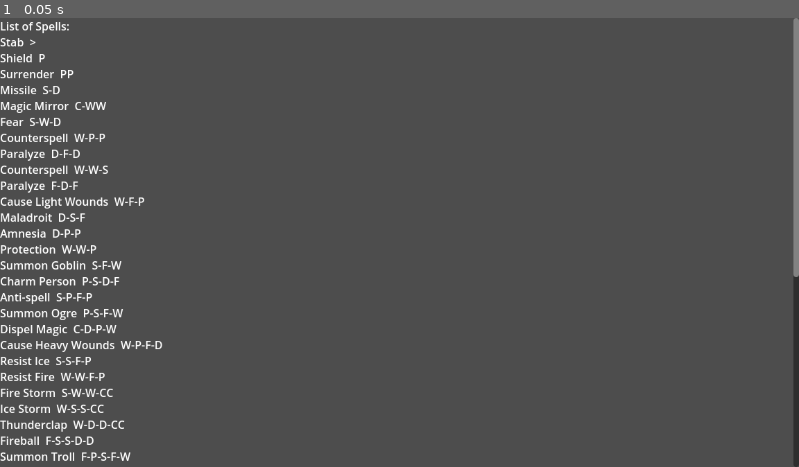
Above: before the commit, frame 1.
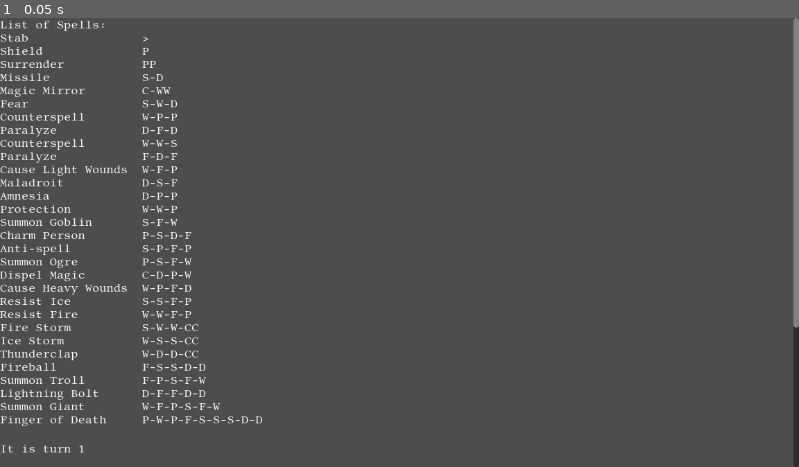
Above: after the commit, the same moment.

Repository: snhumphr/Wizard-Duels
Game: Godot game, scene res://game.tscn
Two runs of this game, one before a commit and one after it. Both use one fixed random seed, a clock stepped at 60 frames per second and the inputs below.
Inputs:
- Up to frame 1 (0.05 s): no input

The runs differ from the first frame. In frame 1, 5.7% of the frame differs, in the area x 0-100%, y 0-99%.

Commit message:
Adds a monospaced font to the game, and adjusts the text elements to use it.

Diff:
--- a/SpellList.gd
+++ b/SpellList.gd
@@ -1,5 +1,7 @@
 extends RichTextLabel
 
+
+var length = 20
 
 # Called when the node enters the scene tree for the first time.
 func _ready():
@@ -10,7 +12,8 @@
 	self.newline()
 	for spell in spellArray:
 		self.add_text(spell.name)
-		self.add_text("  ")
+		for i in range(length-spell.name.length()):
+			self.add_text(" ")
 		self.add_text("-".join(spell.gestures))
 		self.newline()
 	self.newline()
--- a/game.tscn
+++ b/game.tscn
@@ -1,11 +1,15 @@
-[gd_scene load_steps=7 format=3 uid="uid://yrv8myggdj1h"]
+[gd_scene load_steps=9 format=3 uid="uid://yrv8myggdj1h"]
 
 [ext_resource type="Script" path="res://Game.gd" id="1_3r2fk"]
 [ext_resource type="Script" path="res://SpellList.gd" id="2_cadle"]
+[ext_resource type="FontFile" uid="uid://b2eeuc8u1hno5" path="res://resources/fonts/LibertinusMono-Regular.woff2" id="2_oflhb"]
 [ext_resource type="Script" path="res://TurnReport.gd" id="3_dgo7r"]
 [ext_resource type="Script" path="res://WizardList.gd" id="3_laiom"]
 [ext_resource type="Script" path="res://EffectControlPanel.gd" id="5_8i5um"]
 [ext_resource type="Script" path="res://SummonControlPanel.gd" id="5_p744m"]
+
+[sub_resource type="Theme" id="Theme_t54r2"]
+default_font = ExtResource("2_oflhb")
 
 [node name="Game" type="CanvasLayer"]
 follow_viewport_enabled = true
@@ -20,6 +24,7 @@
 grow_vertical = 2
 size_flags_horizontal = 3
 size_flags_vertical = 3
+theme = SubResource("Theme_t54r2")
 
 [node name="UI" type="VBoxContainer" parent="Scroll"]
 layout_mode = 2
--- a/menu.tscn
+++ b/menu.tscn
@@ -1,6 +1,10 @@
-[gd_scene load_steps=3 format=3 uid="uid://b87esord2f7op"]
+[gd_scene load_steps=5 format=3 uid="uid://b87esord2f7op"]
 
+[ext_resource type="FontFile" uid="uid://b2eeuc8u1hno5" path="res://resources/fonts/LibertinusMono-Regular.woff2" id="1_dudxa"]
 [ext_resource type="Script" path="res://menu.gd" id="1_rtr2h"]
+
+[sub_resource type="Theme" id="Theme_ftatf"]
+default_font = ExtResource("1_dudxa")
 
 [sub_resource type="LabelSettings" id="LabelSettings_q4mve"]
 font_size = 50
@@ -11,6 +15,7 @@
 anchor_bottom = 1.0
 grow_horizontal = 2
 grow_vertical = 2
+theme = SubResource("Theme_ftatf")
 theme_override_constants/margin_left = 120
 theme_override_constants/margin_top = 80
 theme_override_constants/margin_right = 120
--- a/preduel.tscn
+++ b/preduel.tscn
@@ -1,6 +1,10 @@
-[gd_scene load_steps=2 format=3 uid="uid://bq2infty2fyl8"]
+[gd_scene load_steps=4 format=3 uid="uid://bq2infty2fyl8"]
 
+[ext_resource type="FontFile" uid="uid://b2eeuc8u1hno5" path="res://resources/fonts/LibertinusMono-Regular.woff2" id="1_371jp"]
 [ext_resource type="Script" path="res://preduel.gd" id="1_bgej8"]
+
+[sub_resource type="Theme" id="Theme_yd5kv"]
+default_font = ExtResource("1_371jp")
 
 [node name="Control" type="MarginContainer"]
 anchors_preset = 15
@@ -8,6 +12,7 @@
 anchor_bottom = 1.0
 grow_horizontal = 2
 grow_vertical = 2
+theme = SubResource("Theme_yd5kv")
 theme_override_constants/margin_left = 120
 theme_override_constants/margin_top = 80
 theme_override_constants/margin_right = 120
Binary file added: resources/fonts/LibertinusMono-Regular.woff2
Not shown, added: resources/fonts/LibertinusMono-Regular.woff2.import
Not shown, added: resources/fonts/OFL.txt
